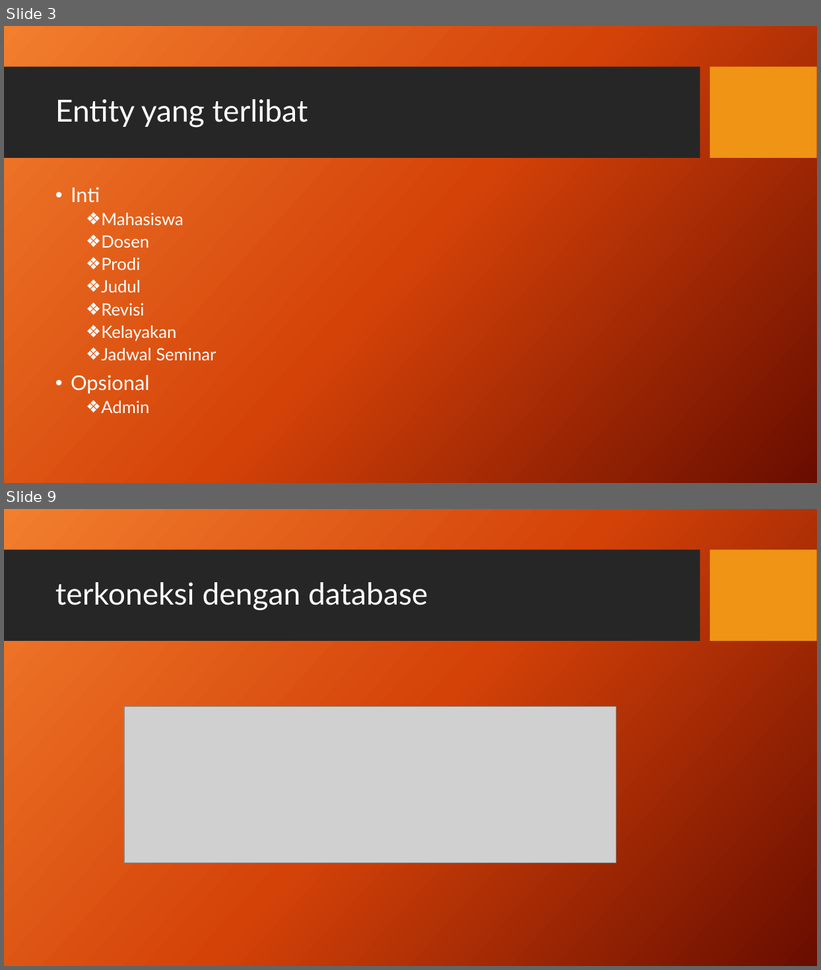
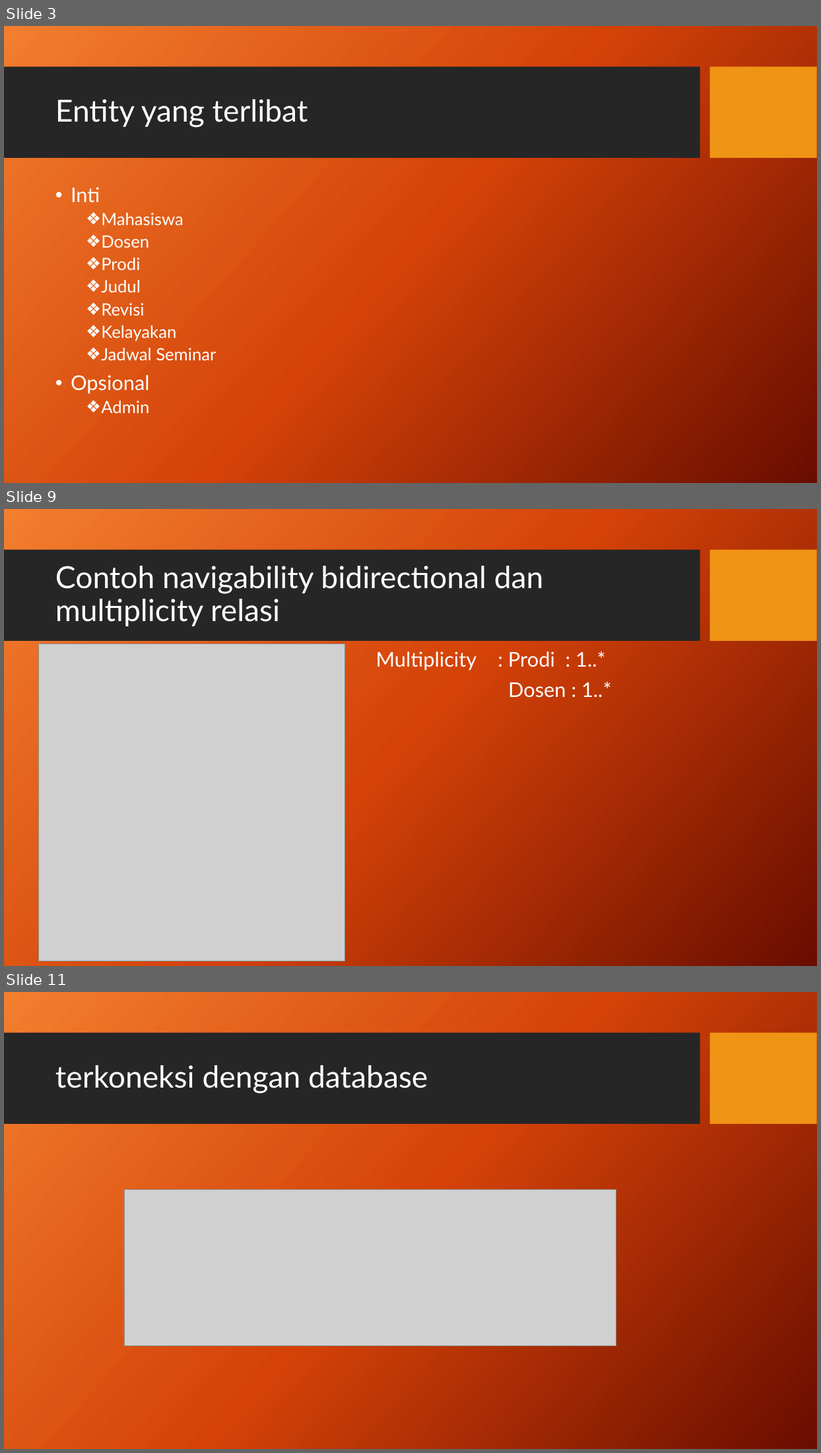
Before and after one commit to aryaherro/TugasAkhirPBO, a slide deck: Sistem Manajemen Tugas Akhir.pptx. Shown one above the other, each under a label of ours: slides 3 and 9 before the commit, slides 3, 9 and 11 after it; the slides between them are not shown. The pictures are 821x970 and 821x1453 pixels, drawn with LibreOffice and Linux fonts; fonts in the diff are those of the drawing; grey boxes stand for pictures; background and template pictures are left out. Boxes give left, top, right and bottom in pixels: in the first picture for what was removed or moved away, otherwise in the second. Text is boxed around its words. In the diff, an @@ line names an element or a change of style, - is before the commit and + after.

```diff
--- a/Sistem Manajemen Tugas Akhir.pptx
+++ b/Sistem Manajemen Tugas Akhir.pptx
@@ slide 9 added at <box>4,509,817,966</box>, background picture (left out); not listed: 2 template elements that a slide beside it also shows @@
@@ title added at <box>55,566,544,626</box>, 36 pt, text #FFFFFF @@
+Contoh navigability bidirectional dan multiplicity relasi
@@ picture added at <box>39,644,345,961</box> @@
@@ text added at <box>376,652,612,698</box>, 24 pt, text #FFFFFF @@
+Multiplicity : Prodi : 1..*
+Dosen : 1..*
@@ what was slide 9 is now slide 11 @@
```
Also in this commit, not shown: 5 slides changed, 4 other slides added, 7 other files.
